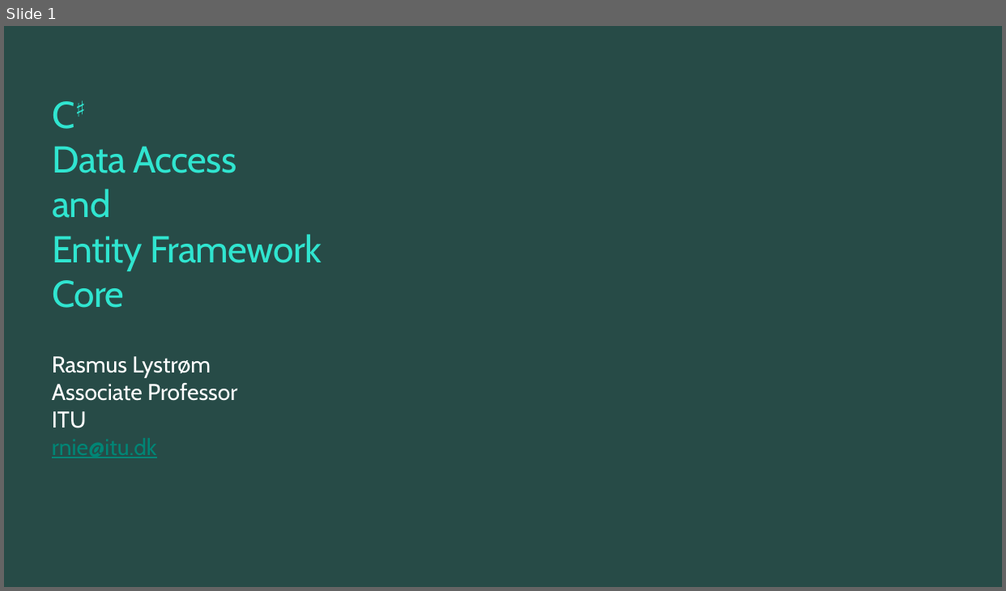
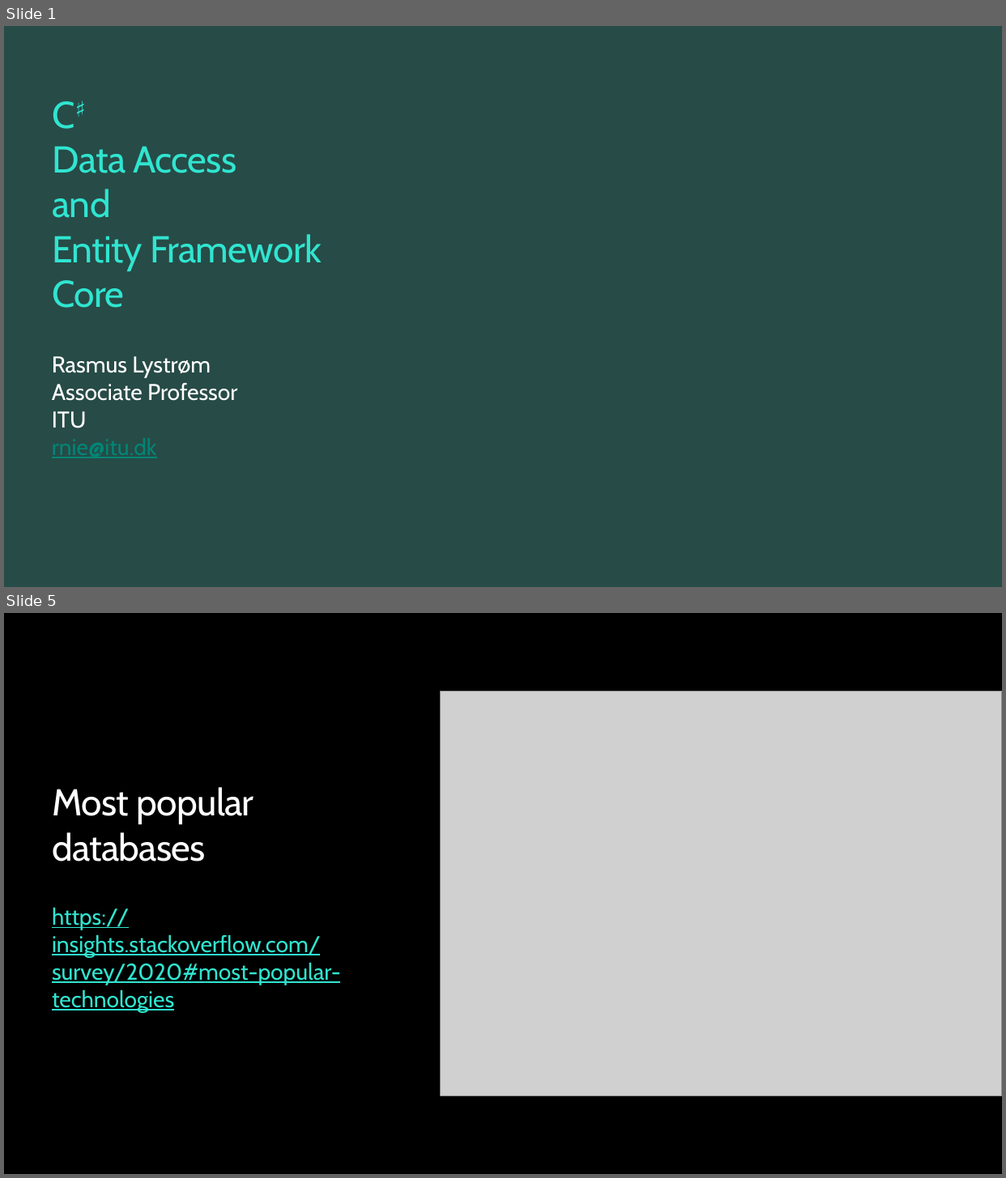
Before and after one commit to ondfisk/BDSA2020, a slide deck: Slides/Lecture04 - Data Access and Entity Framework Core.pptx. Shown one above the other, each under a label of ours: slide 1 before the commit, slides 1 and 5 after it; the slides between them are not shown. The pictures are 1006x591 and 1006x1178 pixels, drawn with LibreOffice and Linux fonts; fonts in the diff are those of the drawing; grey boxes stand for pictures; background and template pictures are left out. Boxes give left, top, right and bottom in pixels: in the first picture for what was removed or moved away, otherwise in the second. Text is boxed around its words. In the diff, an @@ line names an element or a change of style, - is before the commit and + after.

```diff
--- a/Slides/Lecture04 - Data Access and Entity Framework Core.pptx
+++ b/Slides/Lecture04 - Data Access and Entity Framework Core.pptx
@@ slide 5 added at (4,613,1002,1174), background #000000 @@
@@ picture added at (441,691,1002,1097) @@
@@ title added at (52,787,254,862), 36 pt, text #FFFFFF @@
+Most popular databases
@@ text added at (52,908,341,1012), 22 pt, text #30E5D0, underline @@
+https://insights.stackoverflow.com/survey/2020#most-popular-technologies
```
Also in this commit, not shown: 1 slide changed, 4 other slides added, 2 slides removed, 12 other files.
